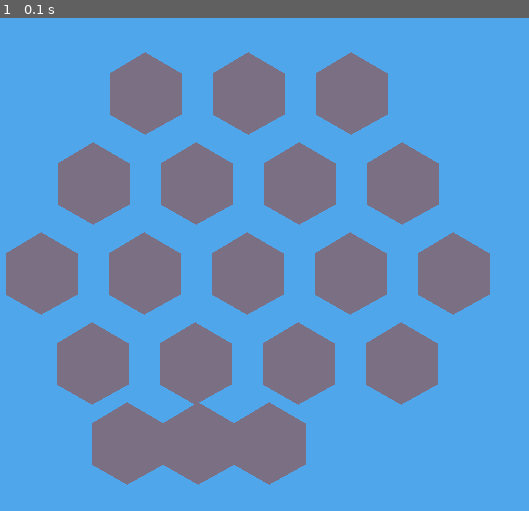
Above: before the commit, frame 1.
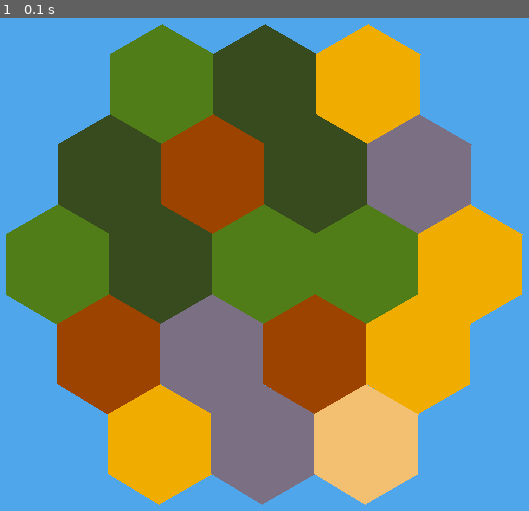
Above: after the commit, the same moment.

Repository: nathan-cain15/pygame-catan
Game: pygame game, started from testing.py
The game is run twice, just before and just after one commit, with the same random seed, the same clock (stepped at 60 frames per second) and the same inputs.
Inputs:
- Up to frame 1 (0.1 s): no input

The runs differ from the first frame. In frame 1, 62% of the frame differs, in the area x 1-99%, y 1-99%.

Commit message:
got to map to work properly, nice now that I have something visual

Diff:
--- a/testing.py
+++ b/testing.py
@@ -1,5 +1,6 @@
 import math
 import pygame
+import random
 
 pygame.init()
 root = pygame.display.set_mode((900, 600))
@@ -11,7 +12,6 @@
 red = (156, 67, 0)
 grey = (123, 111, 131)
 tan = (243, 192, 114)
-
 
 class Tile:
     def __init__(self, color, x, y):
@@ -52,8 +52,33 @@
         pts.append([int(x), int(y)])
     return pts
 
+def randomColors(numOfLightGreen, numOfDarkGreen, numOfRed, numOfYellow, numOfGrey, numOfTan):
 
-def drawMap2(x, y, sideLength):
+    lst = []
+
+    for i in range(numOfLightGreen):
+        lst.append(lightGreen)
+    for i in range(numOfDarkGreen):
+        lst.append(darkGreen)
+    for i in range(numOfRed):
+        lst.append(red)
+    for i in range(numOfYellow):
+        lst.append(yellow)
+    for i in range(numOfGrey):
+        lst.append(grey)
+    for i in range(numOfTan):
+        lst.append(tan)
+
+    randomList = []
+
+    for i in range(len(lst)):
+        randomColor = random.choice(lst)
+        lst.remove(randomColor)
+        randomList.append(randomColor)
+    return randomList
+
+
+def makeMap(x, y, sideLength):
     tiles = []
     tile = [x, y]
     for i in range(5):
@@ -87,39 +112,27 @@
         points = getPoints(11, tile[0], tile[1], sideLength)
         tile = points[3]
 
-    points = getPoints(11, tiles[12][0], tiles[12][1], 41)
+    points = getPoints(11, tiles[12][0], tiles[12][1], sideLength)
     tile = [points[4][0], points[4][1] + sideLength]
     for i in range(3):
         tiles.append(tile)
-        points = getPoints(11, tile[0], tile[1], 41)
+        points = getPoints(11, tile[0], tile[1], sideLength)
         tile = points[3]
 
+    colors = randomColors(4, 4, 3, 4, 4, 1)
+    tilesList = []
+    number = 0
+    for tile in tiles:
+        #drawHexagon(root, colors[random.randint(0, 5)], 11, tile[0], tile[1], sideLength)
+        tilesList.append(Tile(colors[number], tile[0], tile[1]))
+        number += 1
+    return tilesList
 
+def drawMap(tiles, sideLength):
+    for i in tiles:
+        i.draw(root, i.color, 11, i.x, i.y, sideLength)
 
-    for i in tiles:
-        drawHexagon(root, grey, 11, i[0], i[1], 41)
-
-
-
-def drawMap(x, y, sideLength):
-    coords = []
-    diagonal = math.sqrt(3) * sideLength
-
-    coords.append((x, y))
-    coords.append((x + diagonal, y))
-    coords.append((x + (2 * diagonal), y))
-
-    # x = x - (diagonal/2)
-    # y = int(y + int(1.5(sideLength)))
-    for i in range(5):
-        coords.append((x, y))
-        x += diagonal
-
-    # coords.append(())
-    for i in coords:
-        drawHexagon(root, darkGreen, 11, i[0], i[1], 41)
-
-
+first = True
 run = True
 while run:
     for event in pygame.event.get():
@@ -135,6 +148,9 @@
     #print(hex)
     #hex2 = drawHexagon(root, darkGreen, 11, 371, 200, 41)
     #print(hex2)
-    drawMap2(50, 100, 60)
+    if first == True:
+        map = makeMap(50, 100, 60)
+        first = False
+    drawMap(map, 60)
 
     pygame.display.flip()
